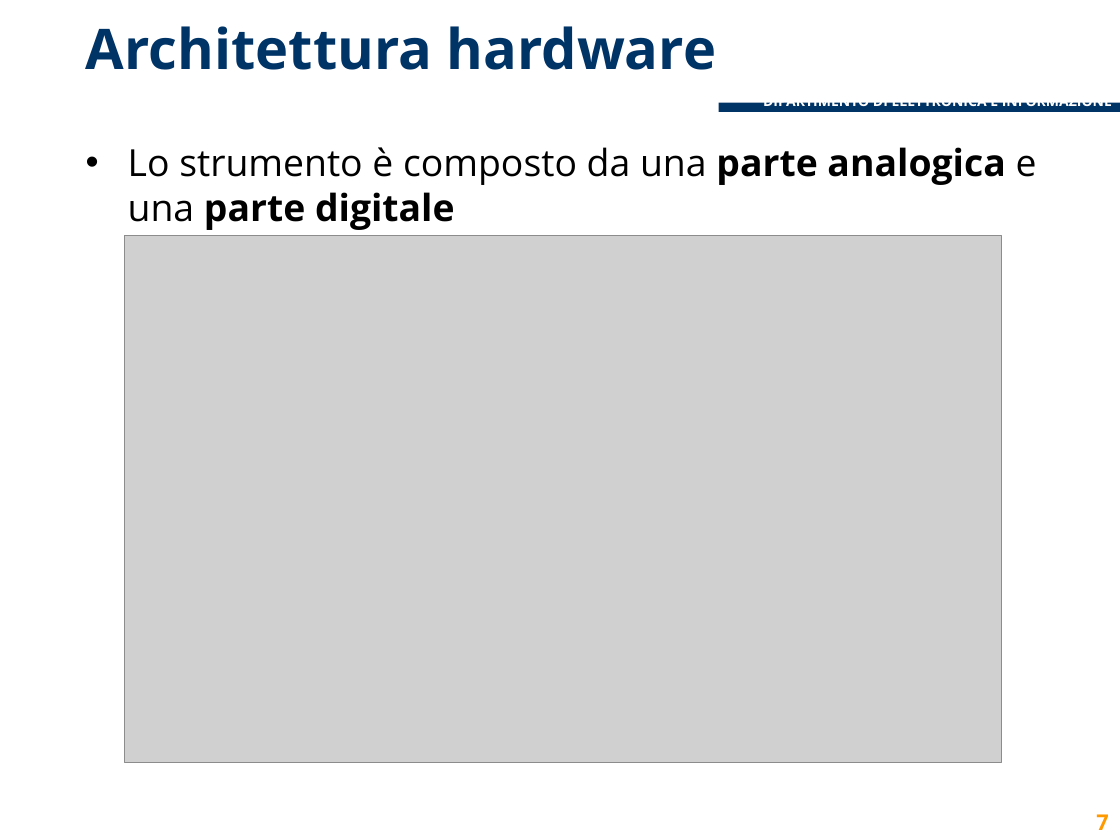
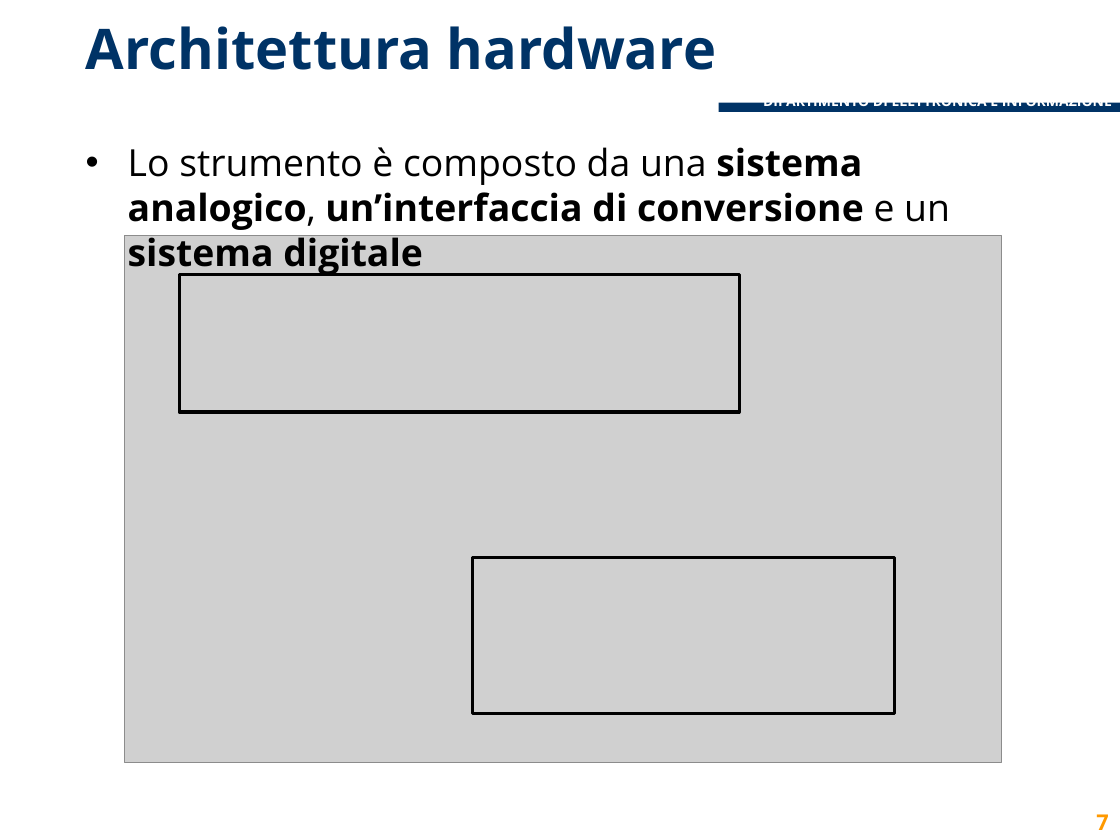
Before and after one commit to lcavagnispolimi/thesis_latex, a slide deck: slide 7 of presentazione_discussione.pptx. Drawn at 1120x840 pixels with LibreOffice and Linux fonts; fonts in the diff are those of the drawing; grey boxes stand for pictures; background and template pictures are left out. Boxes give left, top, right and bottom in pixels: in the first picture for what was removed or moved away, otherwise in the second. Text is boxed around its words. In the diff, an @@ line names an element or a change of style, - is before the commit and + after.

```diff
--- a/presentazione_discussione.pptx
+++ b/presentazione_discussione.pptx
@@ text at bbox=[128, 147, 950, 276]: text changed; bold on @@
-• Lo strumento è composto da una parte analogica e una parte digitale
+• Lo strumento è composto da una sistema analogico, un’interfaccia di conversione e un sistema digitale
@@ rectangle added at bbox=[179, 274, 739, 412], outline #000000 2 pt @@
@@ rectangle added at bbox=[473, 558, 895, 713], outline #000000 2 pt @@
```
Also in this commit, not shown: 17 other slides changed, 2 slides added.
